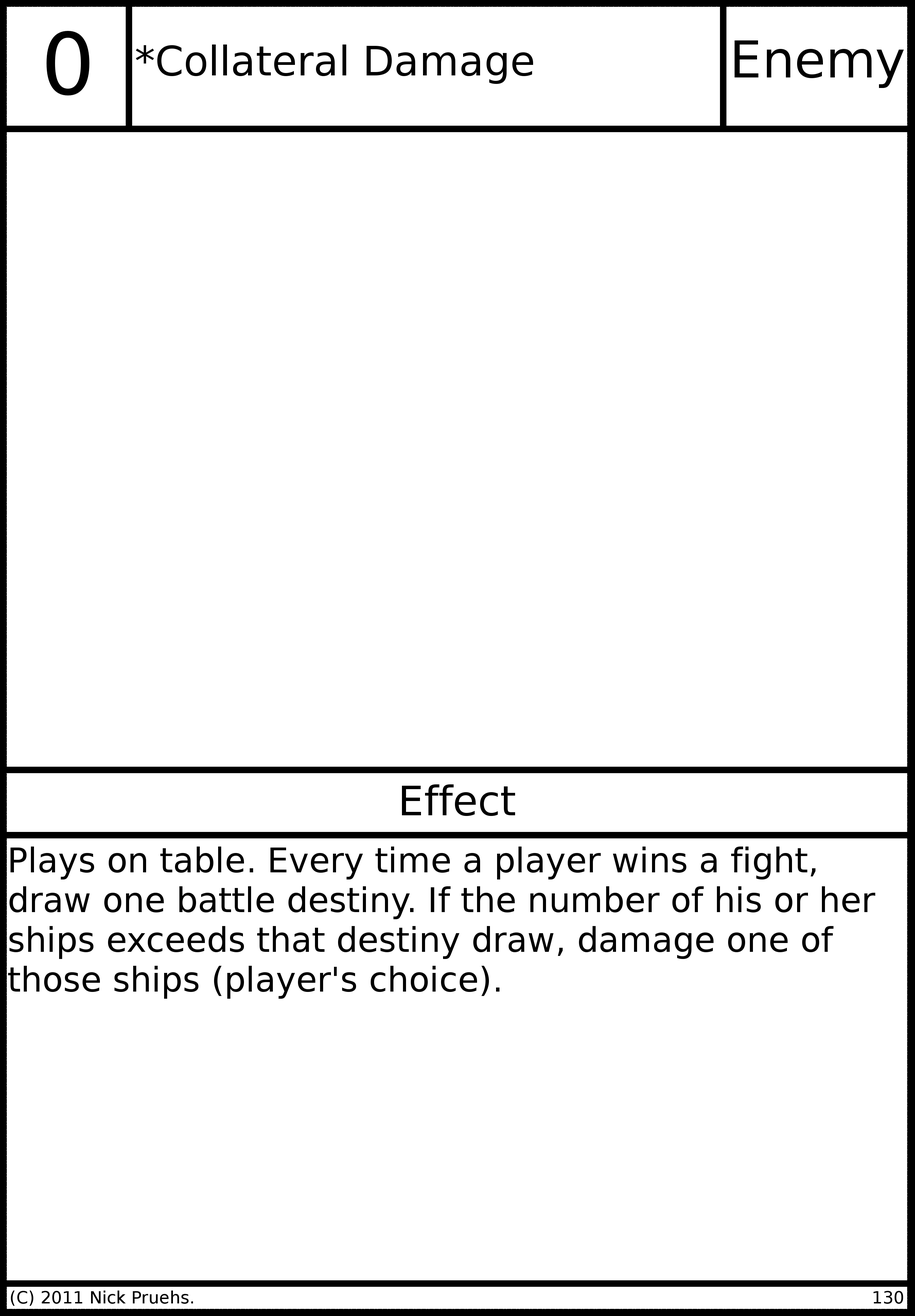
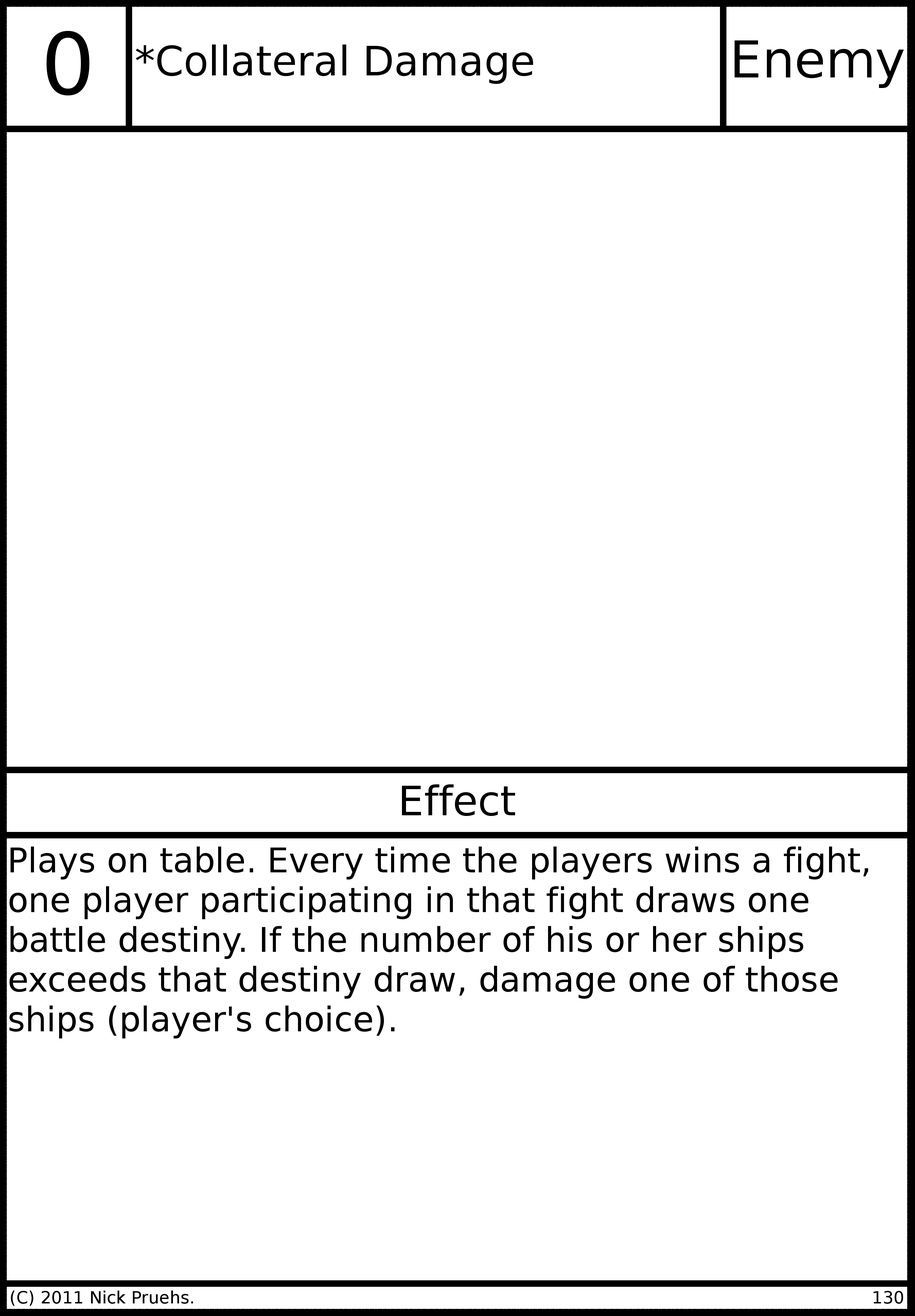
Layer changes from the first 915×1316 image to the second:
painted on "Card Text" over [8, 846, 875, 1039]
